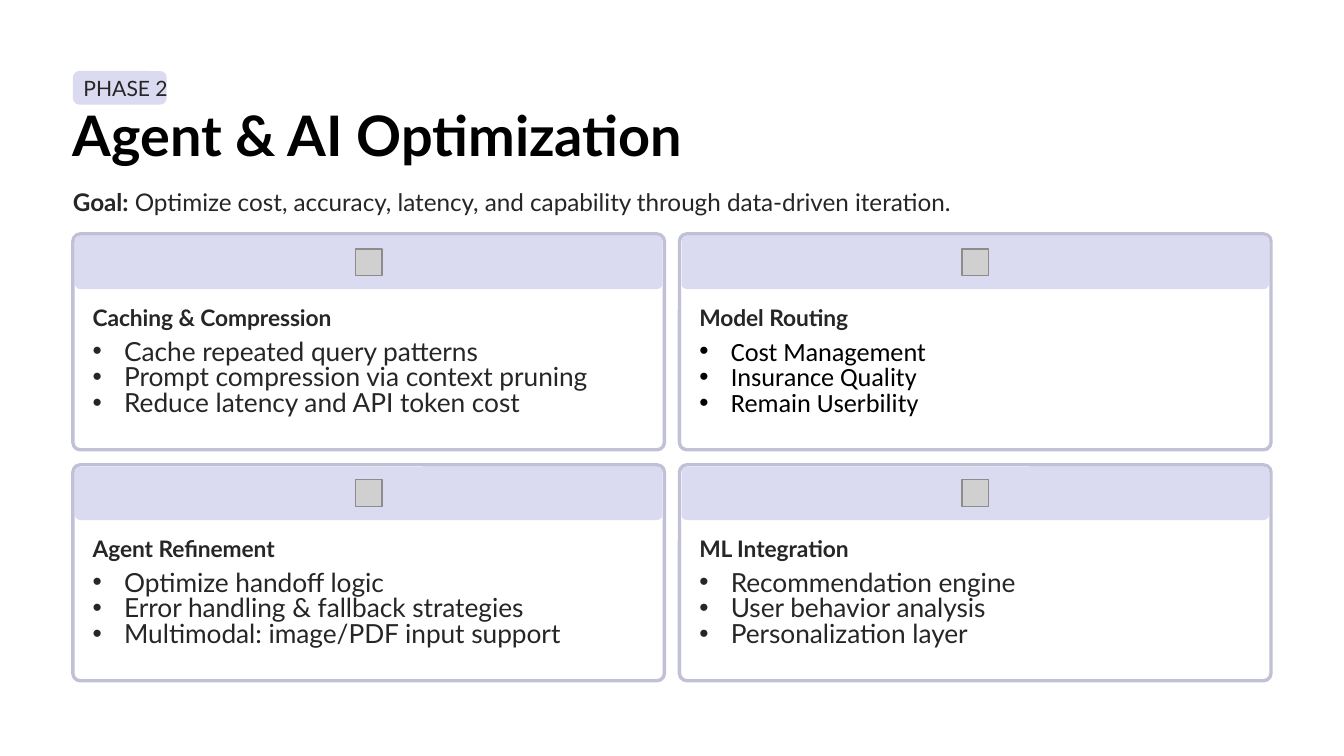
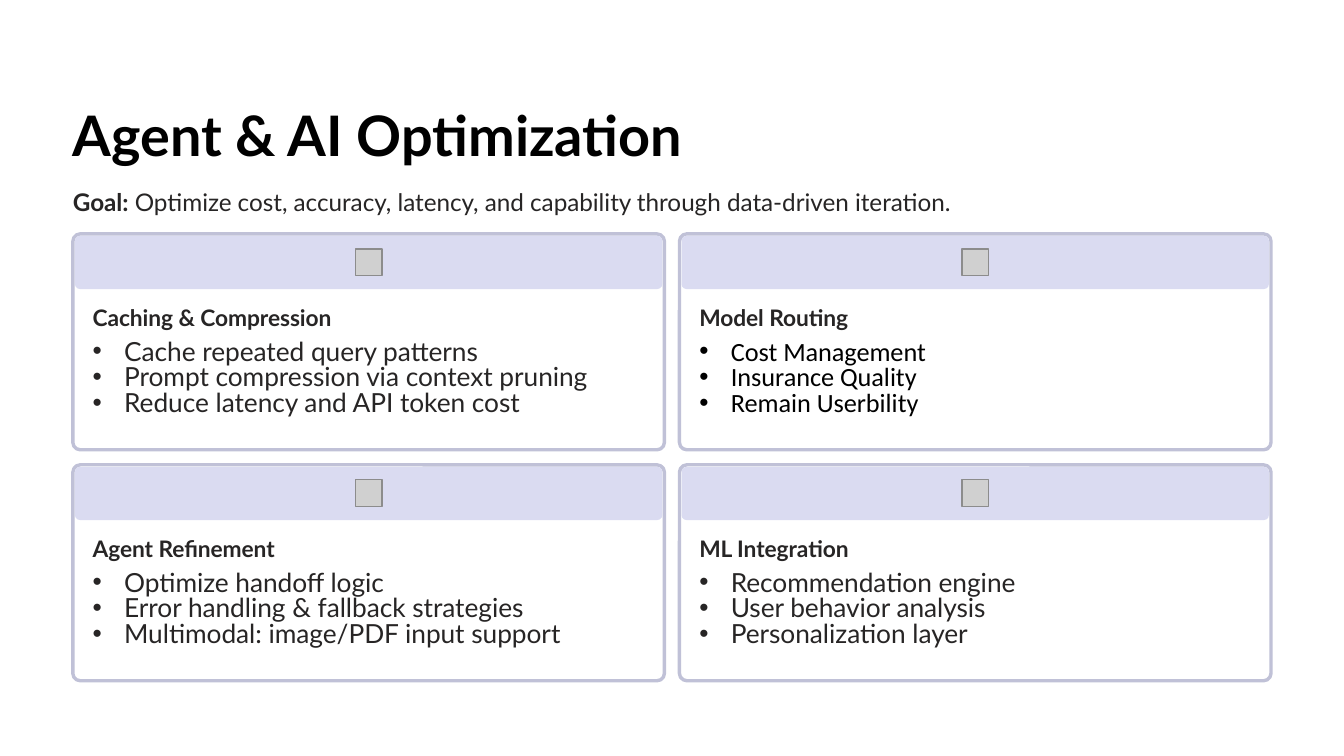
Before and after one commit to YuichiYamazaki-source/Capstone, a slide deck: slide 16 of docs/presentation/capstone_presentation.pptx (slide 25 before the commit). Drawn at 1344x756 pixels with LibreOffice and Linux fonts; fonts in the diff are those of the drawing; grey boxes stand for pictures; background and template pictures are left out. Boxes give left, top, right and bottom in pixels: in the first picture for what was removed or moved away, otherwise in the second. Text is boxed around its words. In the diff, an @@ line names an element or a change of style, - is before the commit and + after.

```diff
--- a/docs/presentation/capstone_presentation.pptx
+++ b/docs/presentation/capstone_presentation.pptx
@@ rounded rectangle removed at (73, 71, 167, 105) @@
@@ text removed at (83, 80, 167, 96) @@
-PHASE 2
```
Also in this commit, not shown: 5 other slides changed, 6 slides added, 4 other files.
